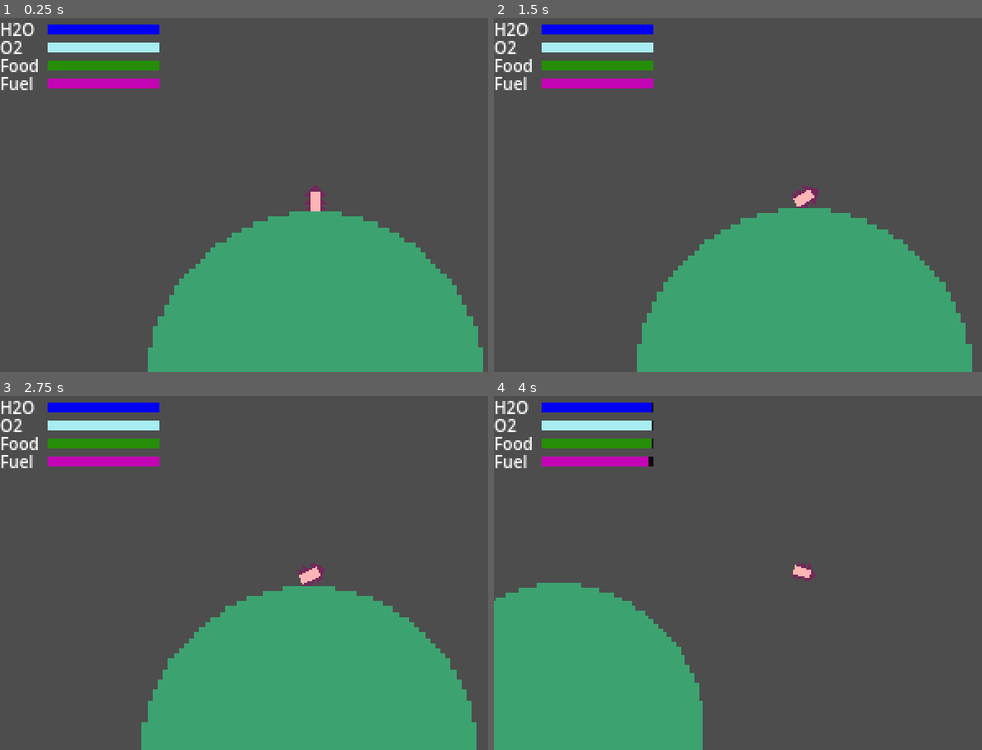
Above: before the commit, frames 1-4 (two rows, left to right).
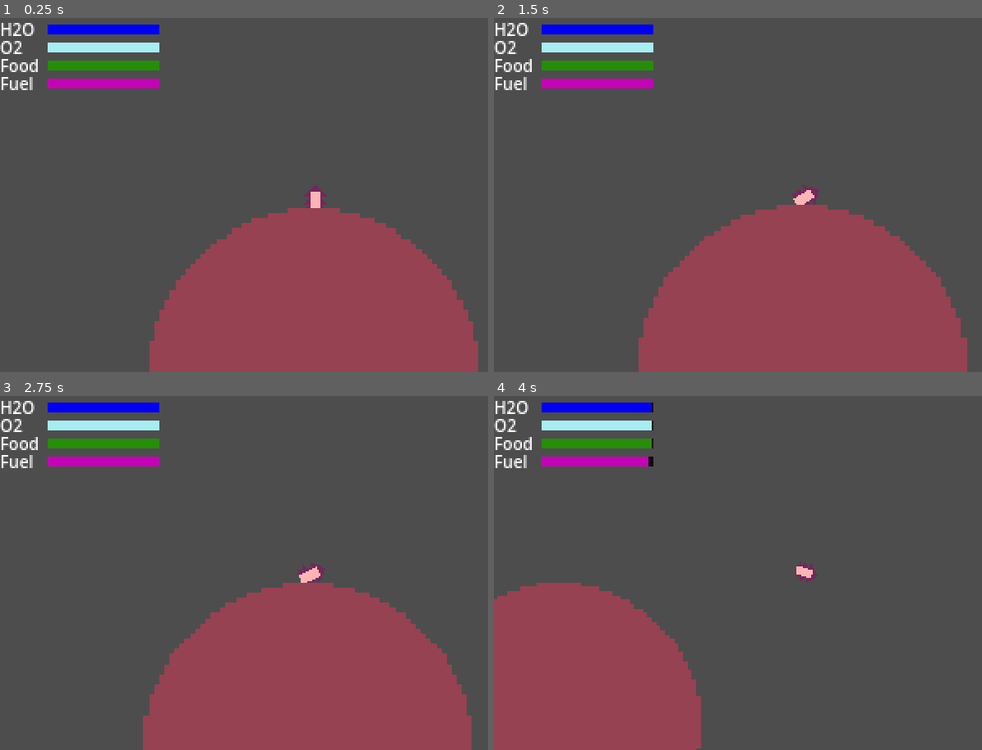
Above: after the commit, the same moments.

Repository: BnLds/MotherEarth
Game: Godot game, scene res://Scenes/Level/Level.tscn
Same seed, same stepped clock (60 frames per second), same inputs: the game is played once before the commit and once after it.
Inputs:
- Up to frame 1 (0.25 s): no input
- Up to frame 2 (1.5 s): tap Enter at 0.5 s; hold Right (rotate_right) 0.53-1.28 s; hold Left (rotate_left) from 1.28 s (still down)
- Up to frame 3 (2.75 s): release Left (rotate_left) at 2.03 s; hold Right (rotate_right) from 2.03 s (still down)
- Up to frame 4 (4 s): release Right (rotate_right) at 2.78 s; hold Up (speed_up) 2.78-3.53 s; hold Left (rotate_left) from 3.53 s (still down)

The runs differ from the first frame. In frame 1, 25% of the frame differs, in the area x 30-99%, y 53-100%; in frame 2, 25%; in frame 3, 25%, in the area x 28-98%, y 52-100%; in frame 4, 18%.

Commit message:
Create Planet scene and PlanetManager script to generate different planets and resources

Diff:
--- a/Scenes/Level/Level.tscn
+++ b/Scenes/Level/Level.tscn
@@ -3,13 +3,13 @@
 [ext_resource type="Script" path="res://Scenes/Level/Scripts/Level.gd" id="1_1hy3g"]
 [ext_resource type="PackedScene" uid="uid://yd3o5c1m7g0e" path="res://Scenes/Spaceship/spaceship.tscn" id="1_s2bfg"]
 [ext_resource type="Script" path="res://Scenes/Level/Scripts/ResourceManager.gd" id="2_1pd3j"]
-[ext_resource type="PackedScene" uid="uid://dsmf5k6i2gr6v" path="res://Scenes/Planet/Planets/start_planet.tscn" id="3_otrxb"]
 [ext_resource type="Script" path="res://Scenes/Level/Scripts/CameraController.gd" id="5_jwgit"]
 [ext_resource type="Script" path="res://Scenes/Level/Scripts/TestGrid.gd" id="5_t0mih"]
+[ext_resource type="PackedScene" uid="uid://cuk3wguaib3cv" path="res://Scenes/Planet/Planet.tscn" id="6_5kd1v"]
 
 [node name="Level" type="Node2D"]
 script = ExtResource("1_1hy3g")
-planet_scene = ExtResource("3_otrxb")
+planet_scene = ExtResource("6_5kd1v")
 
 [node name="ResourceManager" type="Node" parent="."]
 script = ExtResource("2_1pd3j")
@@ -161,7 +161,7 @@
 grow_vertical = 2
 
 [node name="Spaceship" parent="." instance=ExtResource("1_s2bfg")]
-position = Vector2(195, 104)
+position = Vector2(194, 32)
 
 [node name="Camera2D" type="Camera2D" parent="Spaceship"]
 script = ExtResource("5_jwgit")
@@ -172,8 +172,8 @@
 
 [node name="Planets" type="Node" parent="."]
 
-[node name="BigPlanet" parent="Planets" instance=ExtResource("3_otrxb")]
-position = Vector2(195, 216)
+[node name="Planet" parent="Planets" instance=ExtResource("6_5kd1v")]
+position = Vector2(193, 140)
 
 [node name="TestGrid" type="Control" parent="."]
 visible = false
--- a/Scenes/Planet/BigPlanet.tscn
+++ b/Scenes/Planet/BigPlanet.tscn
@@ -3,7 +3,7 @@
 [ext_resource type="Script" path="res://Scenes/Planet/Scripts/Planet.gd" id="1_025sk"]
 
 [sub_resource type="CircleShape2D" id="CircleShape2D_lth3y"]
-radius = 100.0
+radius = 136.0
 
 [node name="BigPlanet" type="Area2D"]
 collision_layer = 2
--- /dev/null
+++ b/Scenes/Planet/Planet.tscn
@@ -0,0 +1,17 @@
+[gd_scene load_steps=4 format=3 uid="uid://cuk3wguaib3cv"]
+
+[ext_resource type="Script" path="res://Scenes/Planet/Scripts/PlanetManager.gd" id="1_l3o5p"]
+[ext_resource type="Texture2D" uid="uid://dj3bwkr0lqla5" path="res://Scenes/Planet/Sprites/BigPlanet_Carbon.png" id="2_wfwes"]
+
+[sub_resource type="CircleShape2D" id="CircleShape2D_46map"]
+resource_local_to_scene = true
+
+[node name="Planet" type="Area2D"]
+collision_layer = 2
+script = ExtResource("1_l3o5p")
+
+[node name="PlanetSprite" type="Sprite2D" parent="."]
+texture = ExtResource("2_wfwes")
+
+[node name="PlanetShape" type="CollisionShape2D" parent="."]
+shape = SubResource("CircleShape2D_46map")
--- a/Scenes/Planet/Planets/start_planet.tscn
+++ b/Scenes/Planet/Planets/start_planet.tscn
@@ -6,5 +6,5 @@
 [node name="BigPlanet" instance=ExtResource("1_x668h")]
 
 [node name="Sprite2D" parent="." index="0"]
-scale = Vector2(3.1875, 3.1875)
+scale = Vector2(4.23438, 4.23438)
 texture = ExtResource("2_j3cpc")
--- /dev/null
+++ b/Scenes/Planet/Scripts/PlanetManager.gd
@@ -0,0 +1,57 @@
+extends Area2D
+class_name PlanetManager
+
+enum Resources
+{
+	O,
+	H,
+	C,
+	food,
+	clue
+}
+
+@export var is_start_planet : bool = false
+@export_range (1, 5) var planet_abundance : int = 2
+@export var O_quantity: int = 0
+@export var H_quantity: int = 0
+@export var C_quantity: int = 0
+@export var food_quantity: int = 0
+@export var has_clue := false
+@export var radius : int = 100
+
+@onready var planet_shape = $PlanetShape
+@onready var planet_sprite = $PlanetSprite
+
+func _init():
+	#define how many different resources the planet will have
+	planet_abundance = int(clamp(randfn(2, 1), 1, Resources.size()))
+
+	var available_resources = []
+	var new_resource = -1
+	var allocated_resources = [-1]
+	for i in range(planet_abundance):
+		while(new_resource in allocated_resources):
+			new_resource = randi_range(0, Resources.size())
+		available_resources.append(new_resource)
+		allocated_resources.append(new_resource)
+
+	for resource in available_resources:
+		match(resource):
+			Resources.O:
+				O_quantity = int(clamp(randfn(50, 15), 0, 100))
+			Resources.H:
+				H_quantity = int(clamp(randfn(50, 15), 0, 100))
+			Resources.C:
+				C_quantity = int(clamp(randfn(50, 15), 0, 100))
+			Resources.food:
+				food_quantity = int(clamp(randfn(50, 15), 0, 100))
+			Resources.clue:
+				has_clue= true
+
+
+func _ready():
+	radius = planet_abundance * 50
+	planet_shape.shape.radius = radius
+
+	var sprite_width = planet_sprite.texture.get_width()
+	planet_sprite.scale = Vector2.ONE * float(radius) / float(sprite_width/2)
--- a/Scenes/Spaceship/Scripts/spaceship.gd
+++ b/Scenes/Spaceship/Scripts/spaceship.gd
@@ -36,7 +36,7 @@
 		boost_off.emit()
 
 func _on_area_2d_area_entered(area):
-	if area is BigPlanet && has_left_planet:
+	if area is PlanetManager && has_left_planet:
 		sleeping = true
 
 
